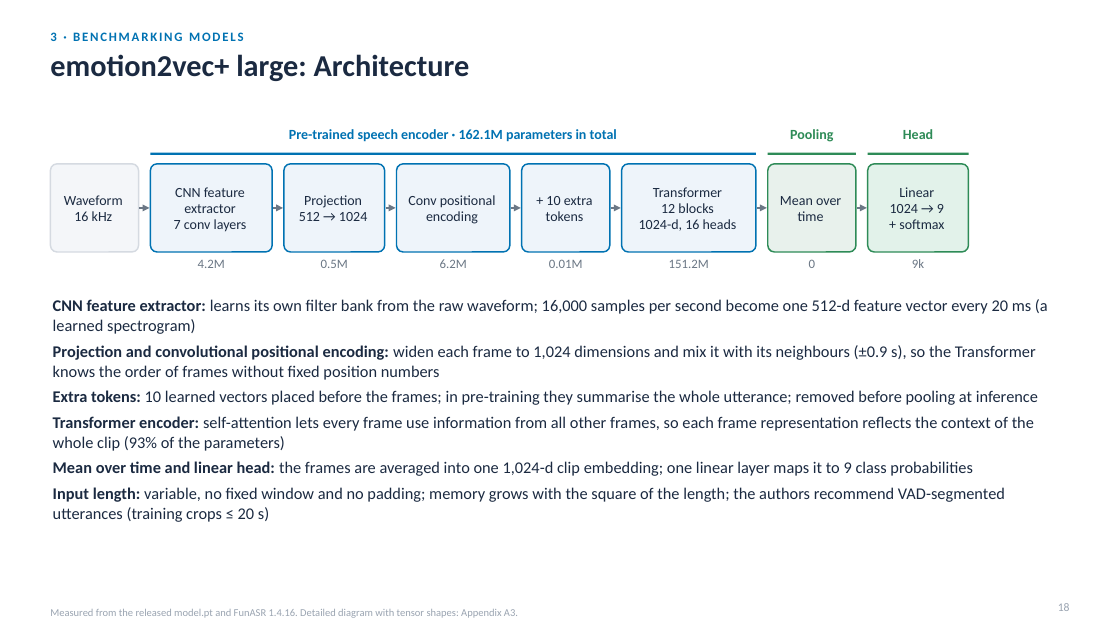
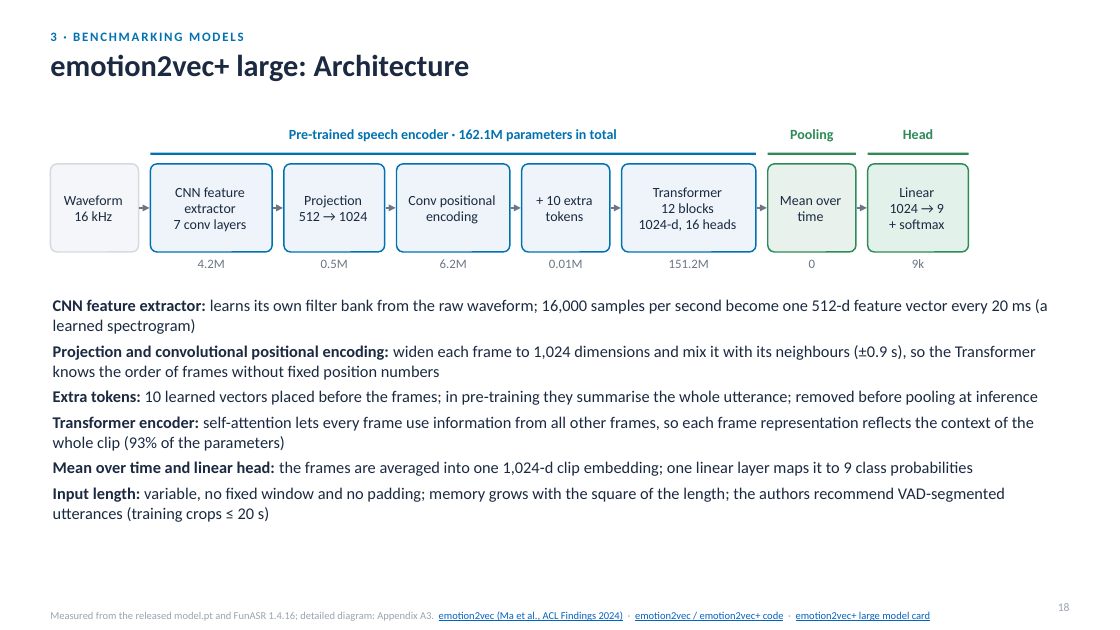
Before and after one commit to Davidlequnchen/emotion_recognition, a slide deck: slide 19 of emotion_recognition/presentation/SER_evaluation.pptx. Drawn at 1120x630 pixels with LibreOffice and Linux fonts; fonts in the diff are those of the drawing. Boxes give left, top, right and bottom in pixels: in the first picture for what was removed or moved away, otherwise in the second. Text is boxed around its words. In the diff, an @@ line names an element or a change of style, - is before the commit and + after.

```diff
--- a/emotion_recognition/presentation/SER_evaluation.pptx
+++ b/emotion_recognition/presentation/SER_evaluation.pptx
@@ text at [50, 611, 930, 621]: text changed; text colour #9AA4B1 to #0563C1 @@
-Measured from the released model.pt and FunASR 1.4.16. Detailed diagram with tensor shapes: Appendix A3.
+Measured from the released model.pt and FunASR 1.4.16; detailed diagram: Appendix A3. emotion2vec (Ma et al., ACL Findings 2024) · emotion2vec / emotion2vec+ code · emotion2vec+ large model card
```
Also in this commit, not shown: 34 other slides changed, 2 slides added, 7 other files.
